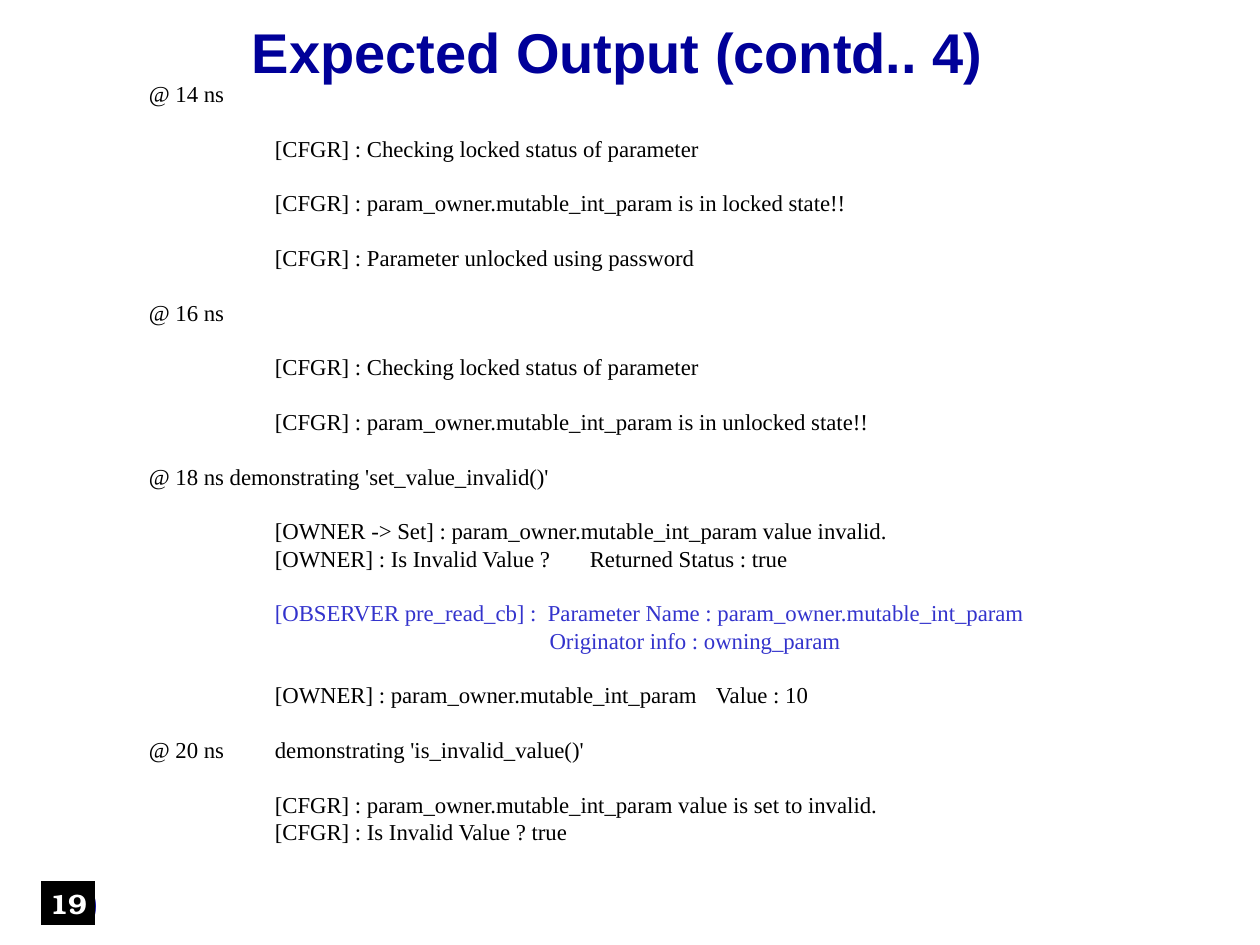
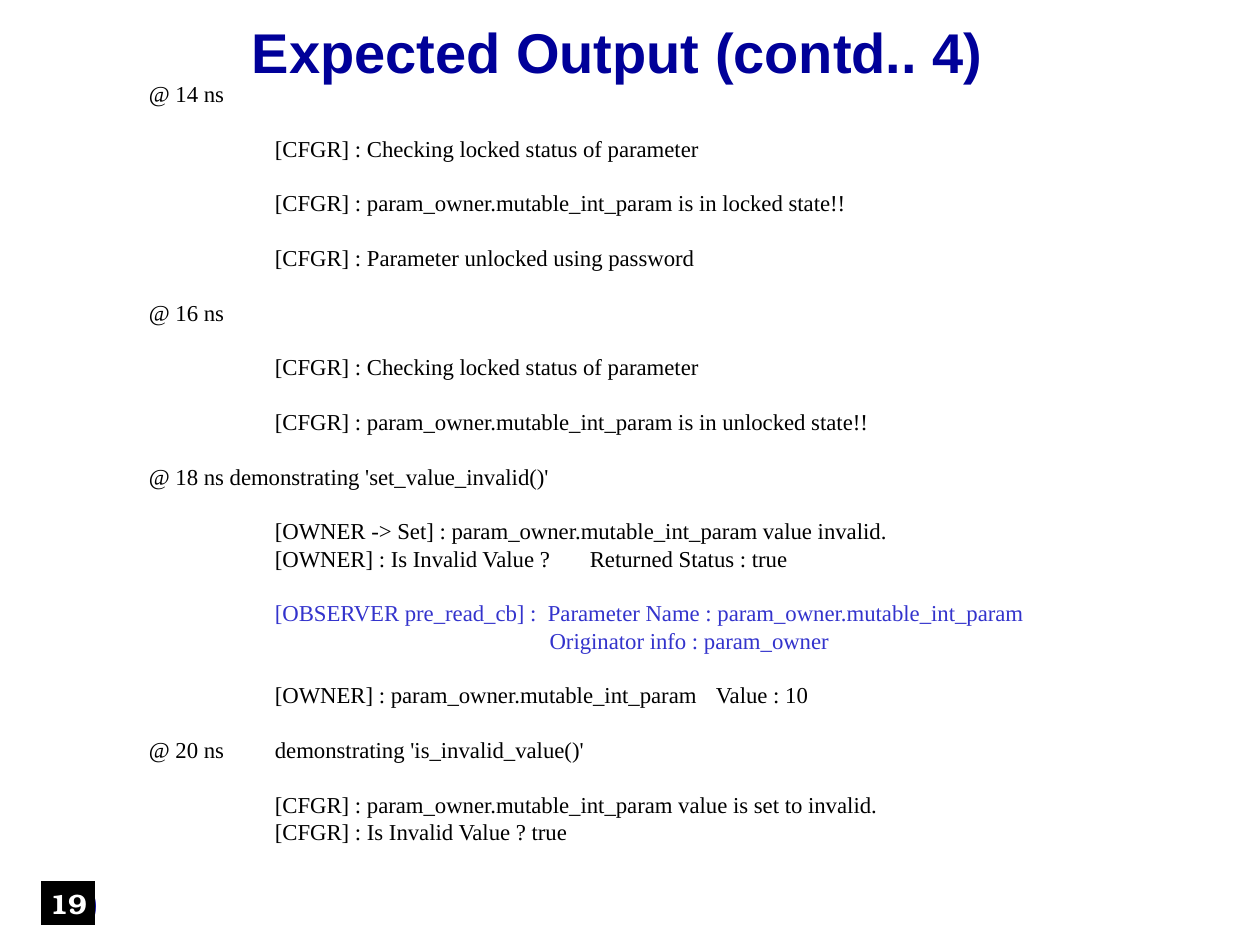
Before and after one commit to accellera-official/cci, a slide deck: slide 19 of examples/ex07_Parameter_Information/docs/ex07_Parameter_Information.ppt. Drawn at 1260x945 pixels with LibreOffice and Linux fonts; fonts in the diff are those of the drawing; background and template pictures are left out. Boxes give left, top, right and bottom in pixels: in the first picture for what was removed or moved away, otherwise in the second. Text is boxed around its words. In the diff, an @@ line names an element or a change of style, - is before the commit and + after.

Commit message:
Updates results from value originator fix
The value originator's name is now properly reported (vs.
'owning_param').

```diff
--- a/examples/ex07_Parameter_Information/docs/ex07_Parameter_Information.ppt
+++ b/examples/ex07_Parameter_Information/docs/ex07_Parameter_Information.ppt
@@ text at (275, 605, 1023, 654): text changed @@
-[OBSERVER pre_read_cb] : Parameter Name : param_owner.mutable_int_param
-Originator info : owning_param
+[OBSERVER pre_read_cb] : Parameter Name : param_owner.mutable_int_param
+Originator info : param_owner
```
Also in this commit, not shown: 3 other slides changed, 1 other file.
